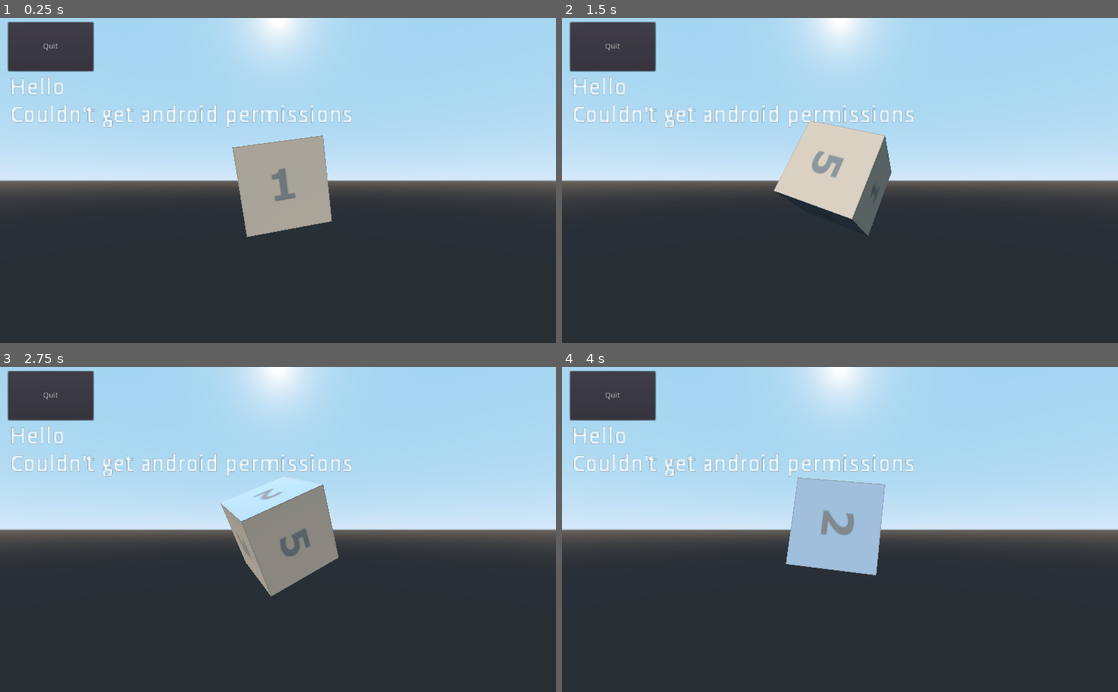
Above: before the commit, frames 1-4 (two rows, left to right).
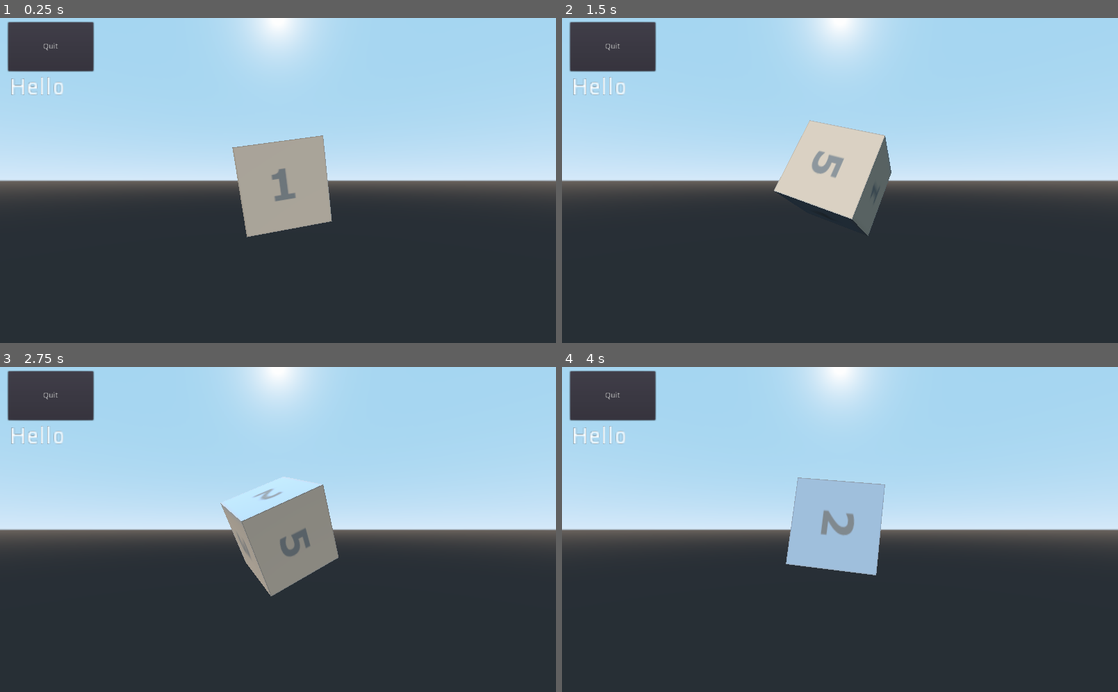
Above: after the commit, the same moments.

Repository: BastiaanOlij/godot3_test_projects
Game: Godot game, scene res://Main.tscn
The game is run twice, just before and just after one commit, with the same random seed, the same clock (stepped at 60 frames per second) and the same inputs.
Inputs:
- Up to frame 1 (0.25 s): no input
- Up to frame 2 (1.5 s): no input
- Up to frame 3 (2.75 s): no input
- Up to frame 4 (4 s): no input

The runs differ from the first frame. In frame 1, 1.1% of the frame differs, in the area x 2-64%, y 26-34%; in frame 2, 1.1%; in frame 3, 1.1%; in frame 4, 1.1%.

Commit message:
ARCore: Update for current 3.2 PR

Diff:
--- a/ARCore/Main.gd
+++ b/ARCore/Main.gd
@@ -5,29 +5,32 @@
 # moves his/her phone around and we should have the spinning cube anchored in real space.
 # That gives us our starting point...
 
-var angle = 0;
-var permissions = null
+var angle = 0
 var interface = null
+var camera_permission = false
+
 
 # Called when the node enters the scene tree for the first time.
 func _ready():
 	# This code should be moved into our ARCore interface.
 	# It should handle the permissions
 	# Then we can do our normal ARVR initialise logic instead of doing it in _process
-	if Engine.has_singleton("AndroidPermissions"):
-		permissions = Engine.get_singleton("AndroidPermissions")
-		permissions.init(get_instance_id(), false)
+	camera_permission = Array(OS.get_granted_permissions()).has("android.permission.CAMERA")
+	if not camera_permission:
+		get_tree().connect("on_request_permissions_result", self, "_on_request_permission_result")
+		OS.request_permissions()
+	else:
+		$Info.text += "Permission 'android.permission.CAMERA' already granted.\n"
 
-		$Info.text = $Info.text + "Asking for camera permissions\n"
-
-		permissions.requestCameraPermission()
-	else:
-		$Info.text = $Info.text + "Couldn't get android permissions\n"
 
 # Called when a request dialog is finished
-func _on_request_permission_result(request_code, permissions, granted):
+func _on_request_permission_result(permission, granted):
 	if granted:
-		$Info.text = $Info.text + "Request code: " + str(request_code) + " granted\n"
+		$Info.text += "Permission '" + permission + "' granted\n"
+		camera_permission = true
+	else:
+		$Info.text += "Permission '" + permission + "' refused\n"
+
 
 func _process(delta):
 	angle += delta
@@ -35,17 +38,16 @@
 
 	# Temporary workaround until we properly implement permissions.
 	# ARCore initialisation should be in _ready
-	if permissions and !interface:
-		if permissions.isCameraPermissionGranted():
-			interface = ARVRServer.find_interface('ARCore')
-			if interface:
-				if interface.initialize():
-					$Info.text = $Info.text + "Started ARCore\n"
-					get_viewport().arvr = true
-				else:
-					$Info.text = $Info.text + "Failed to start ARCore\n"
+	if camera_permission and !interface:
+		interface = ARVRServer.find_interface('ARCore')
+		if interface:
+			if interface.initialize():
+				$Info.text = $Info.text + "Started ARCore\n"
+				get_viewport().arvr = true
 			else:
-				$Info.text = $Info.text + "Failed to find ARCore\n"
+				$Info.text = $Info.text + "Failed to start ARCore\n"
+		else:
+			$Info.text = $Info.text + "Failed to find ARCore\n"
 
 
 func _on_Button_pressed():
--- a/ARCore/Main.tscn
+++ b/ARCore/Main.tscn
@@ -40,5 +40,4 @@
 rect_scale = Vector2( 3, 3 )
 text = "Hello
 "
-
 [connection signal="pressed" from="Button" to="." method="_on_Button_pressed"]
--- a/ARCore/project.godot
+++ b/ARCore/project.godot
@@ -13,10 +13,6 @@
 
 }
 
-[android]
-
-modules="org/godotengine/godot/permissions/AndroidPermissions"
-
 [application]
 
 config/name="ARCore test"
Not shown, changed: ARCore/export_presets.cfg
